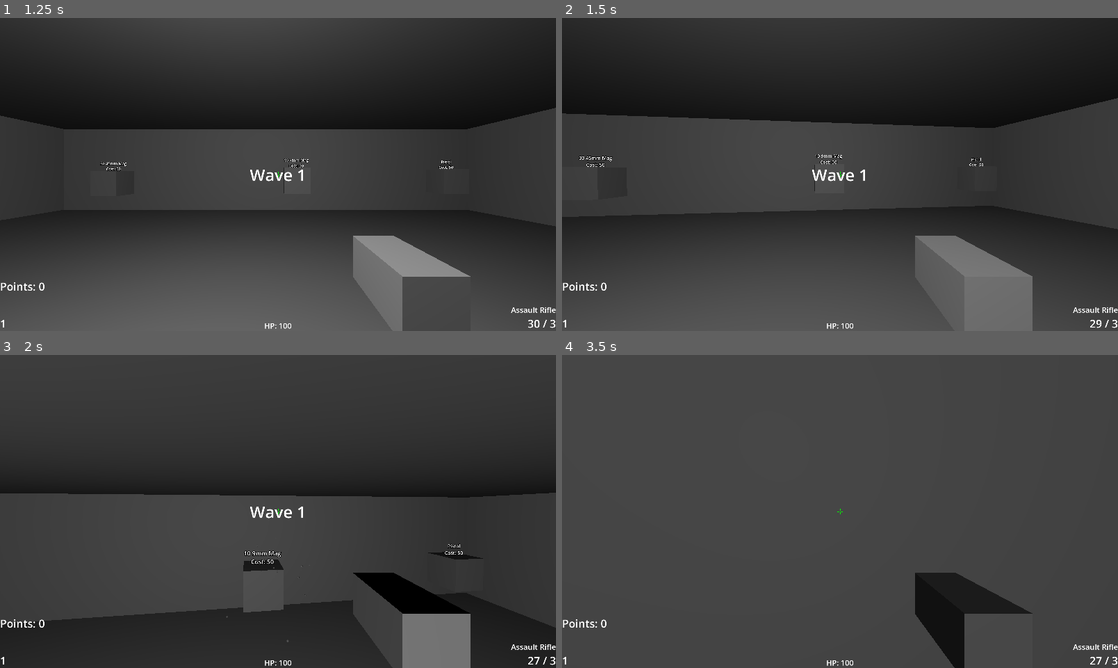
Above: before the commit, frames 1-4 (two rows, left to right).
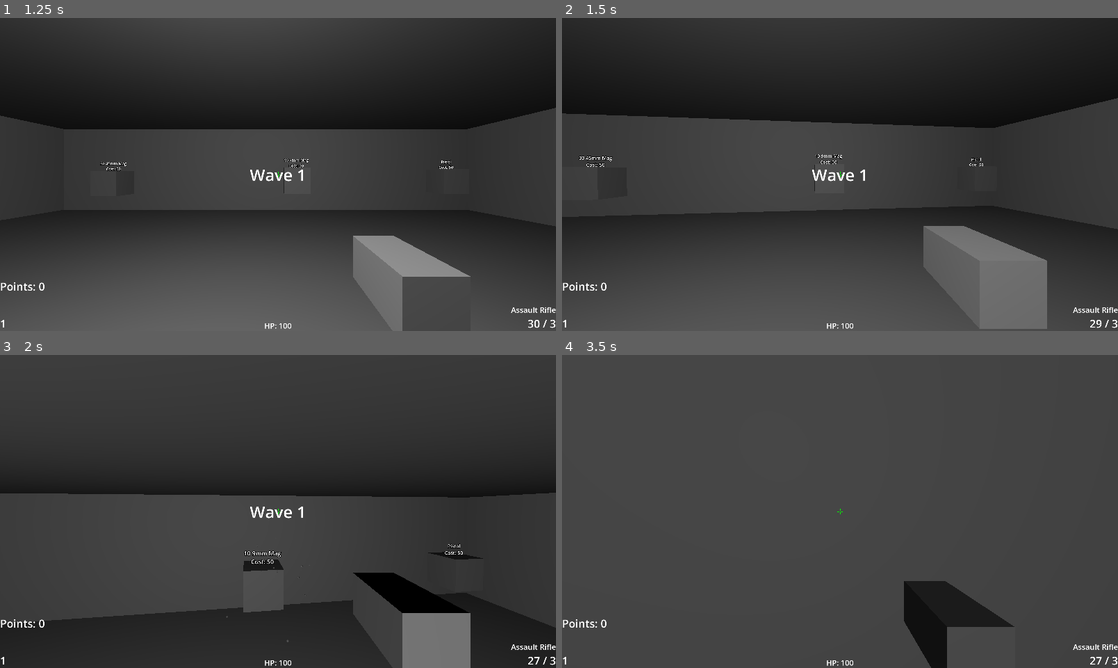
Above: after the commit, the same moments.

Repository: jarodarte/project-simba
Game: Godot game, scene res://game_start.tscn
The game is run twice, just before and just after one commit, with the same random seed, the same clock (stepped at 60 frames per second) and the same inputs. Sound files missing from this copy of the repository are replaced by a short silence.
Inputs (mouse positions are in pixels of both pictures, inside the frame that each line leads up to):
- Up to frame 1 (1.25 s): click "Play" at 0.5 s
- Up to frame 2 (1.5 s): tap Enter at 1.25 s; move the mouse to (867, 174) at 1.27 s; hold W (forward) from 1.28 s (still down); hold E (interact) from 1.28 s (still down); click (867, 174) at 1.42 s
- Up to frame 3 (2 s): keep holding W (forward); keep holding E (interact); tap Space (jump) at 1.52 s
- Up to frame 4 (3.5 s): keep holding W (forward); move the mouse to (812, 511) at 2.02 s; release E (interact) at 2.03 s; tap Mouse wheel up (next_weapon) at 2.1 s; tap Space (jump) at 2.27 s; move the mouse to (851, 505) at 2.77 s; hold Mouse wheel down (prev_weapon) from 2.78 s (still down)

Frame 1 is identical in both runs. In frame 2, 1.9% of the frame differs, in the area x 63-88%, y 66-100%; in frame 3, less than 0.1%; in frame 4, 2.3%, in the area x 61-85%, y 69-100%.

Commit message:
weapon sway
integrate weapon sway that coordinates with footstep sound fx

Diff:
--- a/player.gd
+++ b/player.gd
@@ -4,6 +4,9 @@
 const JUMP_FORCE = 6.0
 const GRAVITY_UP = 9.8
 const GRAVITY_DOWN = 18.0
+const BOB_SPEED = (2 * PI) # how fast the cycle runs
+const BOB_AMOUNT = 0.05    # how far it moves
+const BOB_LERP_SPEED = 10.0
 
 @onready var camera = $Camera3D
 @onready var raycast = $Camera3D/RayCast3D
@@ -15,6 +18,7 @@
 @onready var footstep_sound = $FootstepSound
 @export var weapons: Array[WeaponData] = []
 
+var _is_bursting: bool = false
 var current_weapon: WeaponData
 var weapon_index: int = 0
 var current_lookat = null
@@ -25,6 +29,7 @@
 var runtime_weapons: Array[WeaponData] = []
 var current_weapon_node: Node3D
 var _reload_id: int = 0
+var bob_time: float = 0.0
 
 func spawn_weapon():
 	if current_weapon_node:
@@ -32,8 +37,6 @@
 	if current_weapon and current_weapon.weapon_scene:
 		current_weapon_node = current_weapon.weapon_scene.instantiate()
 		weapon_anchor.add_child(current_weapon_node)
-
-var _is_bursting: bool = false
 
 func fire_gun():
 	if current_weapon_node == null:
@@ -200,6 +203,16 @@
 		if footstep_timer.is_stopped(): footstep_timer.start()
 	else:
 		footstep_timer.stop()
+	#weapon sway
+	var bob_target = Vector3.ZERO
+	if is_moving and is_on_floor():
+		bob_time += delta * BOB_SPEED
+		var bob_x = sin(bob_time) * BOB_AMOUNT
+		var bob_y = sin(bob_time * 2) * BOB_AMOUNT
+		bob_target = Vector3(bob_x, bob_y, 0)
+	else: bob_time = 0.0
+	gun_holder.position = lerp(gun_holder.position, bob_target, BOB_LERP_SPEED * delta)
+
 	#checks to show information
 	check_interaction()
 
